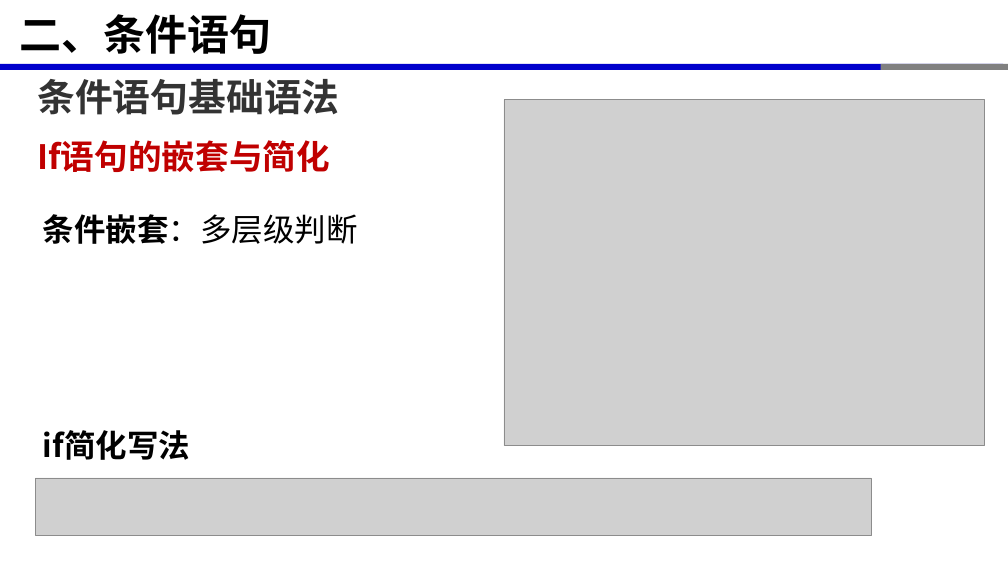
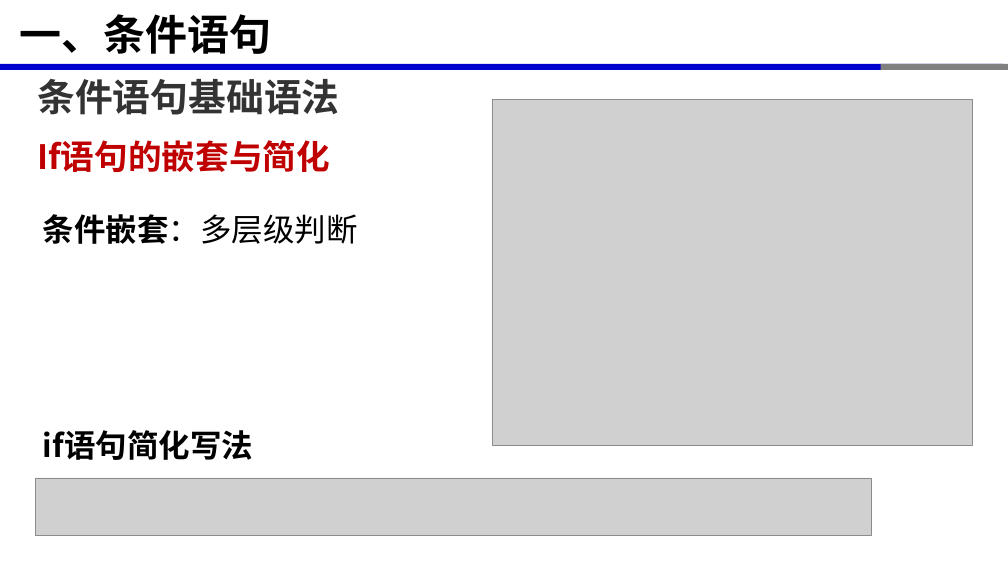
Before and after one commit to xinluo2018/programming-basics, a slide deck: slide 8 of 第3章-条件与循环/第3章-条件与循环.pptx. Drawn at 1008x567 pixels with LibreOffice and Linux fonts; fonts in the diff are those of the drawing; grey boxes stand for pictures. Boxes give left, top, right and bottom in pixels: in the first picture for what was removed or moved away, otherwise in the second. Text is boxed around its words. In the diff, an @@ line names an element or a change of style, - is before the commit and + after.

```diff
--- a/第3章-条件与循环/第3章-条件与循环.pptx
+++ b/第3章-条件与循环/第3章-条件与循环.pptx
@@ title at (x1=20, y1=14, x2=272, y2=54): text changed @@
-二、条件语句
+一、条件语句
@@ picture moved from (x1=504, y1=100, x2=985, y2=445) to (x1=493, y1=99, x2=973, y2=445) @@
@@ text at (x1=43, y1=430, x2=253, y2=460): text changed @@
-if简化写法
+if语句简化写法
```
Also in this commit, not shown: 7 other slides changed, 9 other files.
